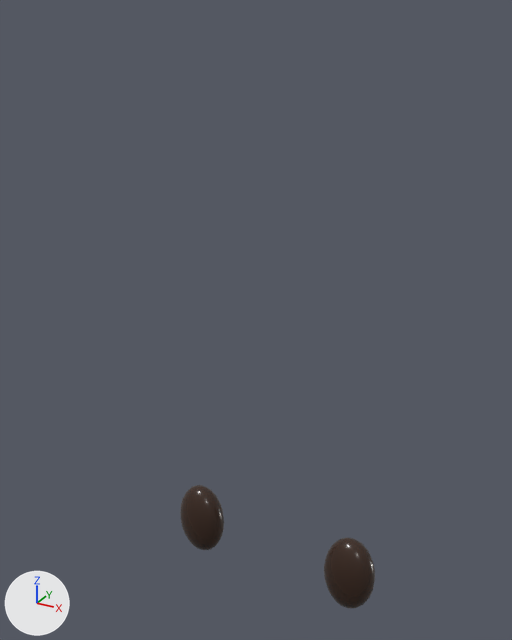
A saved change to the glTF model assets/characters/parts/eyes_oval_pair.glb.
The view is the same before and after, from a 50 mm lens placed at (0.101, -0.172, 0.034), pointed at (-0.032, 0.07, -0.086). Every picture has the same lights, and +X, +Y and +Z are marked at lower left. The older version comes first. Vertices at exactly the same position are counted once.

Names of what the first picture shows: 'EyesPair.001'.
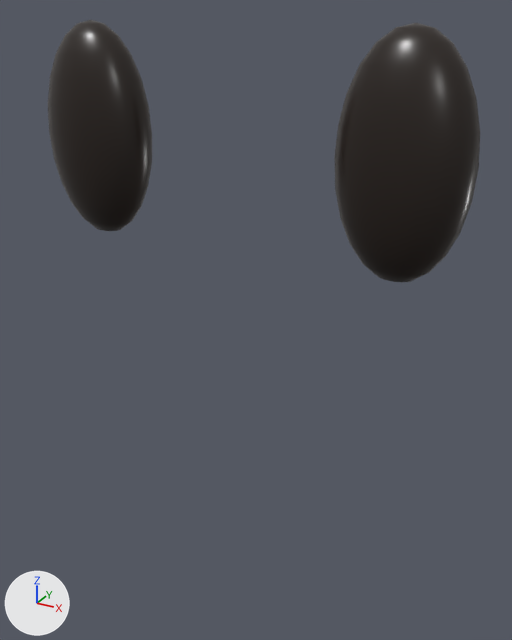
Changed parts and their boxes [x1, y1, x2, y2] in the pictures (512 x 640 px; the box of a moved part takes in the faces that stretch with it):
```json
{"object": "EyesPair.001", "change": "reshaped", "before": [180, 485, 375, 608], "after": [48, 20, 480, 282], "on screen": "121% wider, 112% taller"}
{"part": 1, "of": "me_eyespairmesh_001", "change": "moved or reshaped", "before": [324, 538, 375, 608], "after": [334, 23, 480, 282]}
{"part": 2, "of": "me_eyespairmesh_001", "change": "moved or reshaped", "before": [180, 485, 224, 550], "after": [48, 20, 152, 231]}
```

Edits to the scene script, one JSON object a line:
```json
{"block": "me_eyespairmesh_001", "where": "# used by ob_eyespair_001; location = (0.0, 0.0, 0.0)"}
{"op": "remove", "block": "me_eyespairmesh_001", "code": "me_eyespairmesh_001.from_pydata(...)  # 444 vertices, 880 faces; spans x -0.1105..0.0145, y 0.108..0.128, z -0.273..-0.227"}
{"op": "add", "block": "me_eyespairmesh_001", "code": "me_eyespairmesh_001.from_pydata(...)  # 444 vertices, 880 faces; spans x -0.066..0.066, y -0.011..0.011, z -0.0315..0.0315"}
{"block": "me_eyespairmesh_001", "change": "me_eyespairmesh_001 part 1: the loose piece of 222 vertices spanning x -0.0145..0.0145, y 0.108..0.128, z -0.273..-0.227 is scaled about its middle by (1.24, 1.1, 1.37), then moved by (0.048, -0.118, 0.25)"}
{"block": "me_eyespairmesh_001", "change": "me_eyespairmesh_001 part 2: the loose piece of 222 vertices spanning x -0.1105..-0.0815, y 0.108..0.128, z -0.273..-0.227 is scaled about its middle by (1.24, 1.1, 1.37), then moved by (0.048, -0.118, 0.25)"}
```
